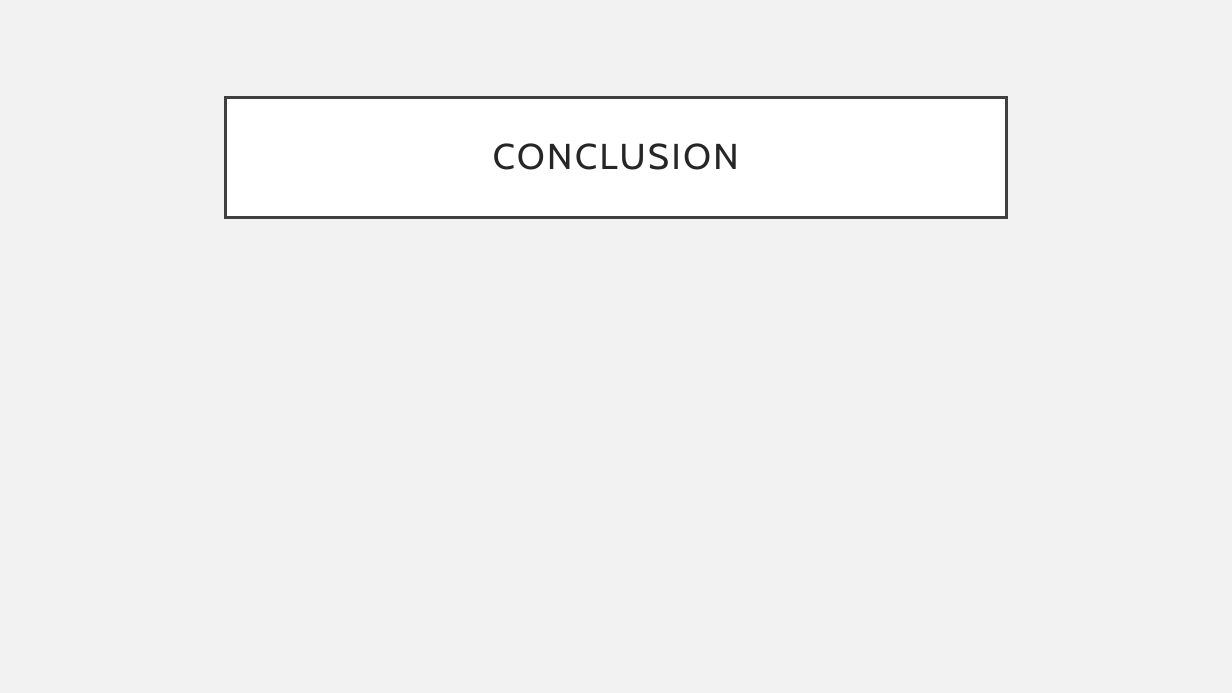
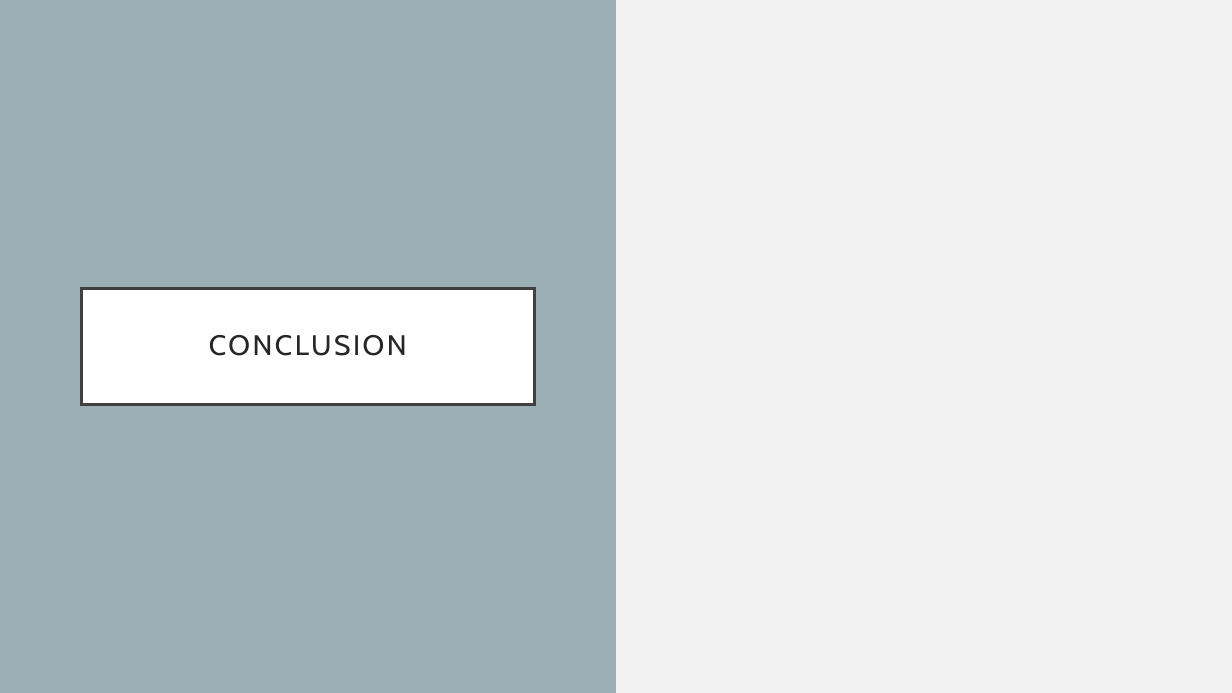
Before and after one commit to EZRA-DVLPR/MachineLearning-Comp542, a slide deck: slide 38 of group_proj/presentations/FinalPresentation.pptx (slide 15 before the commit). Drawn at 1232x693 pixels with LibreOffice and Linux fonts; fonts in the diff are those of the drawing. Boxes give left, top, right and bottom in pixels: in the first picture for what was removed or moved away, otherwise in the second. Text is boxed around its words. In the diff, an @@ line names an element or a change of style, - is before the commit and + after.

```diff
--- a/group_proj/presentations/FinalPresentation.pptx
+++ b/group_proj/presentations/FinalPresentation.pptx
@@ rectangle added at box(0, 0, 616, 693), fill #9BAFB5 @@
@@ title "CONCLUSION": place and size @@
-title "CONCLUSION" at box(226, 97, 1006, 217)
+title "CONCLUSION" at box(81, 289, 535, 405)
@@ title "CONCLUSION" at box(81, 289, 535, 405): size 28 to 22 pt @@
```
Also in this commit, not shown: 8 other slides changed, 30 slides added, 4 slides removed, 1 other file.
